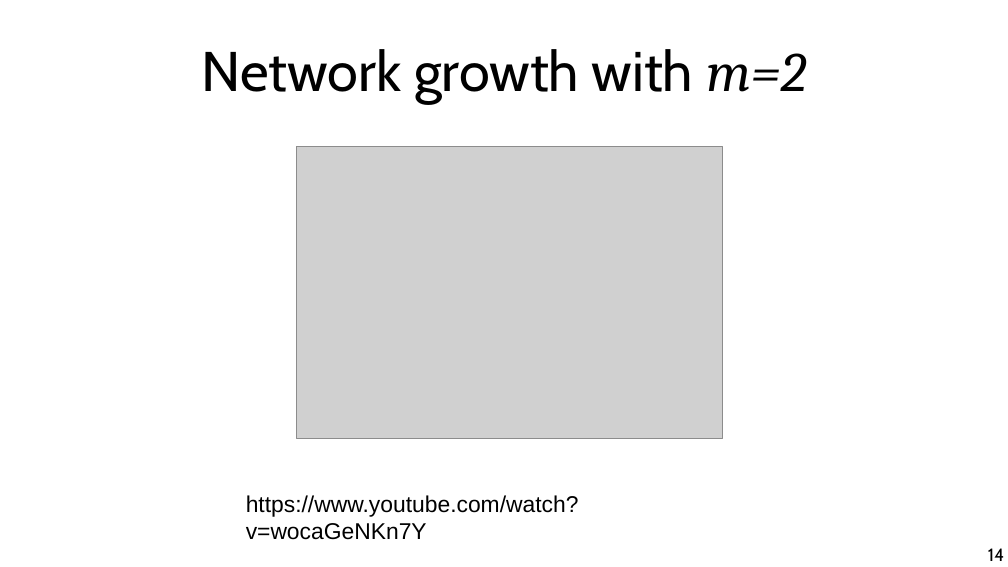
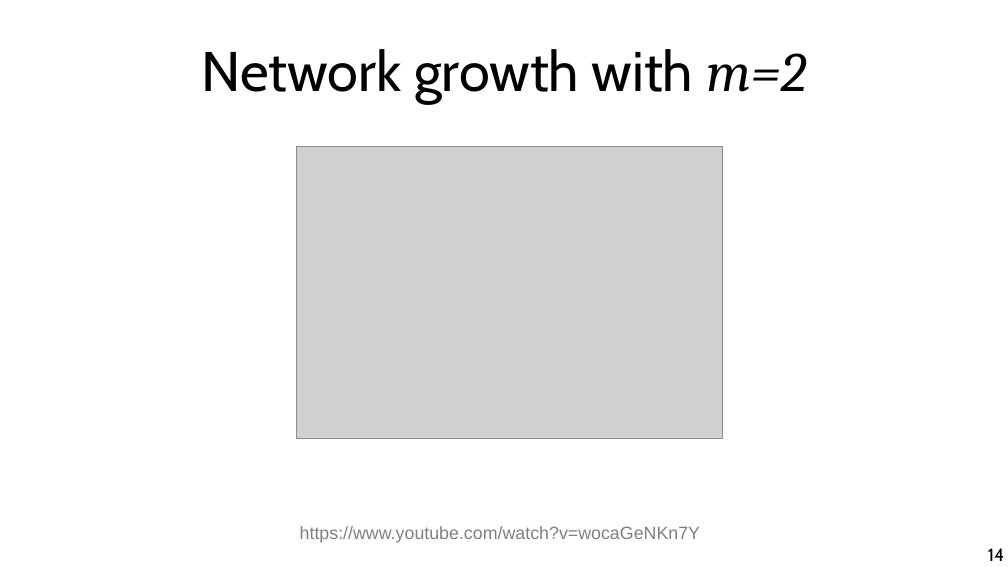
Before and after one commit to chatox/networks-science-course, a slide deck: slide 14 of theory/odp/tt16-preferential_attachment.odp. Drawn at 1008x567 pixels with LibreOffice and Linux fonts; fonts in the diff are those of the drawing; grey boxes stand for pictures. Boxes give left, top, right and bottom in pixels: in the first picture for what was removed or moved away, otherwise in the second. Text is boxed around its words. In the diff, an @@ line names an element or a change of style, - is before the commit and + after.

```diff
--- a/theory/odp/tt16-preferential_attachment.odp
+++ b/theory/odp/tt16-preferential_attachment.odp
@@ text "https://www.youtube.com/watch?v=wocaGeNKn7Y": place and size @@
-text "https://www.youtube.com/watch?v=wocaGeNKn7Y" at box(246, 495, 579, 540)
+text "https://www.youtube.com/watch?v=wocaGeNKn7Y" at box(300, 526, 700, 543)
@@ text "https://www.youtube.com/watch?v=wocaGeNKn7Y" at box(300, 526, 700, 543): size 18 to 14 pt, text colour #000000 to #808080; alignment left to centre @@
```
Also in this commit, not shown: 1 other slide changed, 16 other files.
